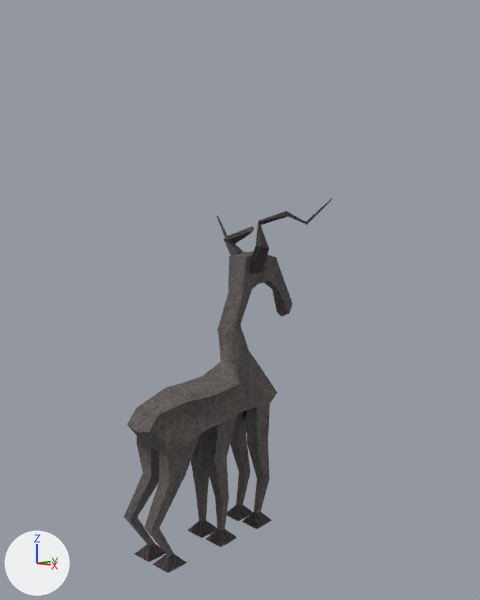
Two versions of the Blender file blender/boss/boss.blend, one commit apart.
The view is the same before and after, from a 50 mm camera at (18.5, -17.0, 6.4) aimed at (0.5, 1.3, 3.6). The axes (+X, +Y, +Z) are drawn at lower left. The lights are the same throughout. The older version comes first.

Script lines for the objects in view, before the commit:
```python
me_cube = bpy.data.meshes.new('Cube')
me_cube.from_pydata(...)  # 236 vertices, 235 faces; spans x -1.14..1.14, y -3.38..4.68, z -5.85..5.48
me_cube.polygons.foreach_set('use_smooth', [True] * 235)
# faces by material slot: [181, 54]
me_cube.materials.append(mat_material)
me_cube.materials.append(mat_horn)
me_cube_001 = bpy.data.meshes.new('Cube.001')
me_cube_001.from_pydata(...)  # 24 vertices, 22 faces; spans x -0.23..2.55, y -0.52..1.35, z -2.02..0.94
me_cube_001.materials.append(mat_horn)
me_cube_003 = bpy.data.meshes.new('Cube.003')
me_cube_003.from_pydata(...)  # 24 vertices, 22 faces; spans x -0.34..2.7, y -0.48..1.6, z -2.02..0.4
me_cube_003.materials.append(mat_horn)
ob_cube = bpy.data.objects.new('Cube', me_cube)
ob_cube.location = (0.0, 0.0, 0.0)
ob_cube_001 = bpy.data.objects.new('Cube.001', me_cube_001)
ob_cube_001.location = (0.56, 2.29, 6.59)
ob_cube_002 = bpy.data.objects.new('Cube.002', me_cube_003)
ob_cube_002.location = (-0.56, 2.29, 6.59)
ob_cube_002.rotation_euler = (3.142, 0.0, 0.0)  # degrees (180, 0, 0)
ob_cube_002.scale = (-1.0, -1.0, -1.0)
```
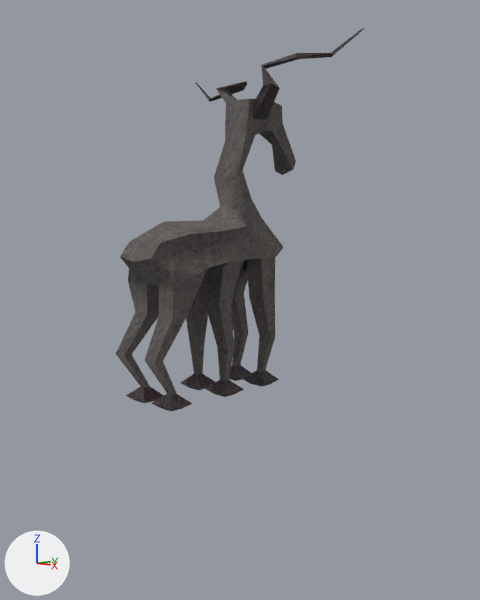
Location of each change, [x1, y1, x2, y2] in pixels of the pictures (480 x 600 px):
'Cube', moved, rescaled (6% wider): before [124, 251, 293, 573]; after [116, 99, 296, 411]
'Cube.001', moved, rescaled (35% wider, 22% taller): before [250, 198, 332, 274]; after [253, 27, 364, 120]
'Cube.002', moved, rescaled: before [217, 215, 254, 256]; after [196, 81, 247, 103]

Edits to the bpy script that builds the scene:
```text
Change me_cube:
    used by ob_cube; location = (0.0, 0.0, 0.0)
    remove me_cube.from_pydata(...)  # 236 vertices, 235 faces; spans x -1.14..1.14, y -3.38..4.68, z -5.85..5.48
    add me_cube.from_pydata(...)  # 236 vertices, 235 faces; spans x -1.58..1.58, y -3.38..4.68, z -5.85..5.48
    me_cube part 1: the whole mesh is scaled about its middle by (1.38, 1, 1)
Change me_cube_001:
    used by ob_cube_001; location = (0.56, 2.29, 6.59)
    remove me_cube_001.from_pydata(...)  # 24 vertices, 22 faces; spans x -0.23..2.55, y -0.52..1.35, z -2.02..0.94
    add me_cube_001.from_pydata(...)  # 24 vertices, 22 faces; spans x -0.09..3.85, y -0.52..1.35, z -2.02..0.94
    me_cube_001 part 2: the whole mesh is scaled about its middle by (1.42, 1, 1), then moved by (0.72, 0.0, 0.0)
Change me_cube_003:
    used by ob_cube_002; location = (-0.56, 2.29, 6.59); rotation_euler = (3.142, 0.0, 0.0), in degrees (180, 0, 0); scale = (-1.0, -1.0, -1.0)
    remove me_cube_003.from_pydata(...)  # 24 vertices, 22 faces; spans x -0.34..2.7, y -0.48..1.6, z -2.02..0.4
    add me_cube_003.from_pydata(...)  # 24 vertices, 22 faces; spans x -0.24..4.07, y -0.48..1.6, z -2.02..0.4
    me_cube_003 part 3: the whole mesh is scaled about its middle by (1.42, 1, 1), then moved by (0.73, 0.0, 0.0)
Change ob_cube:
    ob_cube.location: (0.0, 0.0, 0.0) -> (0.0, 0.0, 5.96)
Change ob_cube_001:
    ob_cube_001.location: (0.56, 2.29, 6.59) -> (0.56, 2.29, 12.55)
Change ob_cube_002:
    ob_cube_002.location: (-0.56, 2.29, 6.59) -> (-0.56, 2.29, 12.55)
```
